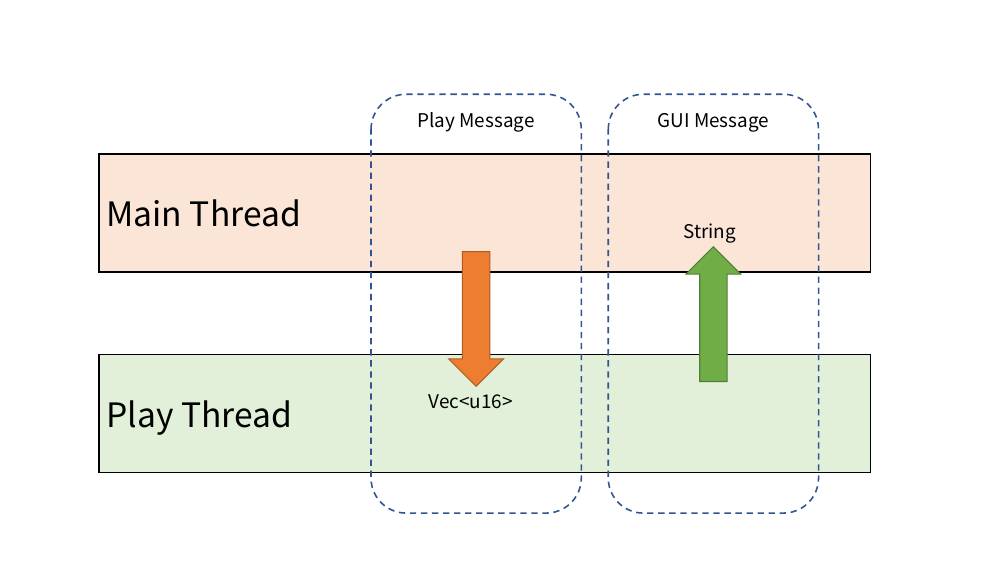
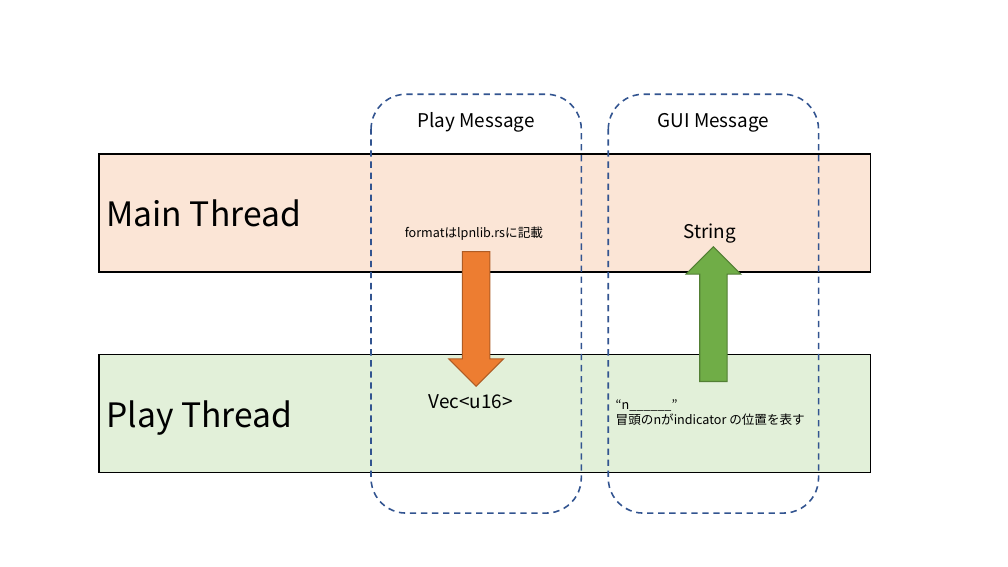
Before and after one commit to hasebems/Loopian_Rust, a slide deck: slide 14 of doc/design.pptx (slide 12 before the commit). Drawn at 1008x567 pixels with LibreOffice and Linux fonts; fonts in the diff are those of the drawing. Boxes give left, top, right and bottom in pixels: in the first picture for what was removed or moved away, otherwise in the second. Text is boxed around its words. In the diff, an @@ line names an element or a change of style, - is before the commit and + after.

```diff
--- a/doc/design.pptx
+++ b/doc/design.pptx
@@ text added at (405, 226, 543, 240), 12 pt, text #000000 @@
+formatはlpnlib.rsに記載
@@ text added at (616, 399, 805, 425), 12 pt, text #000000 @@
+“n______”
+冒頭のnがindicator の位置を表す
```
Also in this commit, not shown: 2 slides added, 12 other files.
